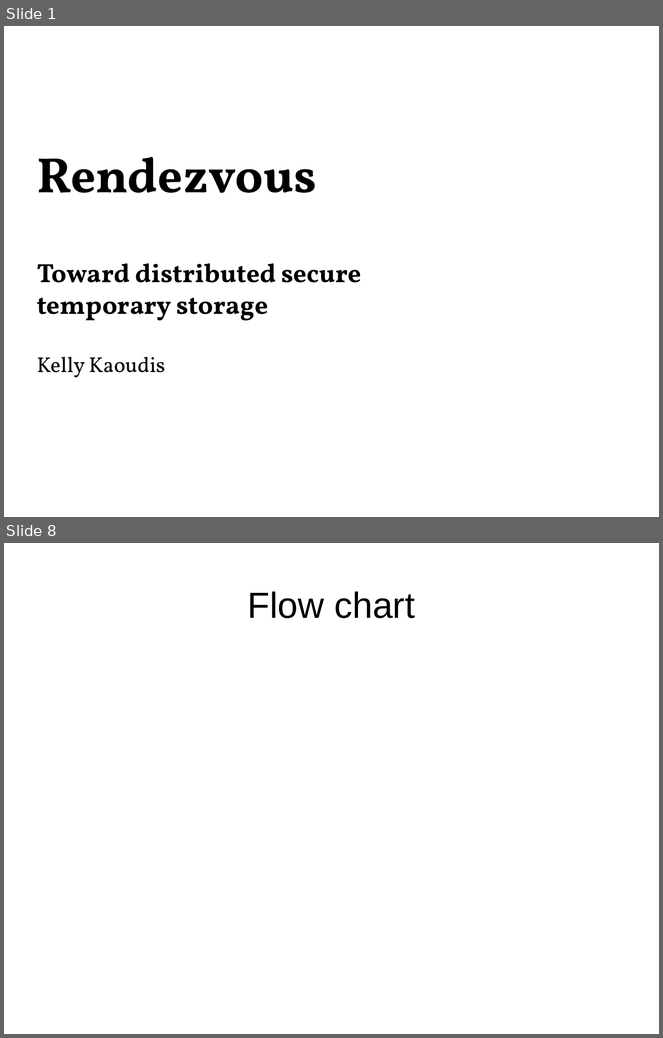
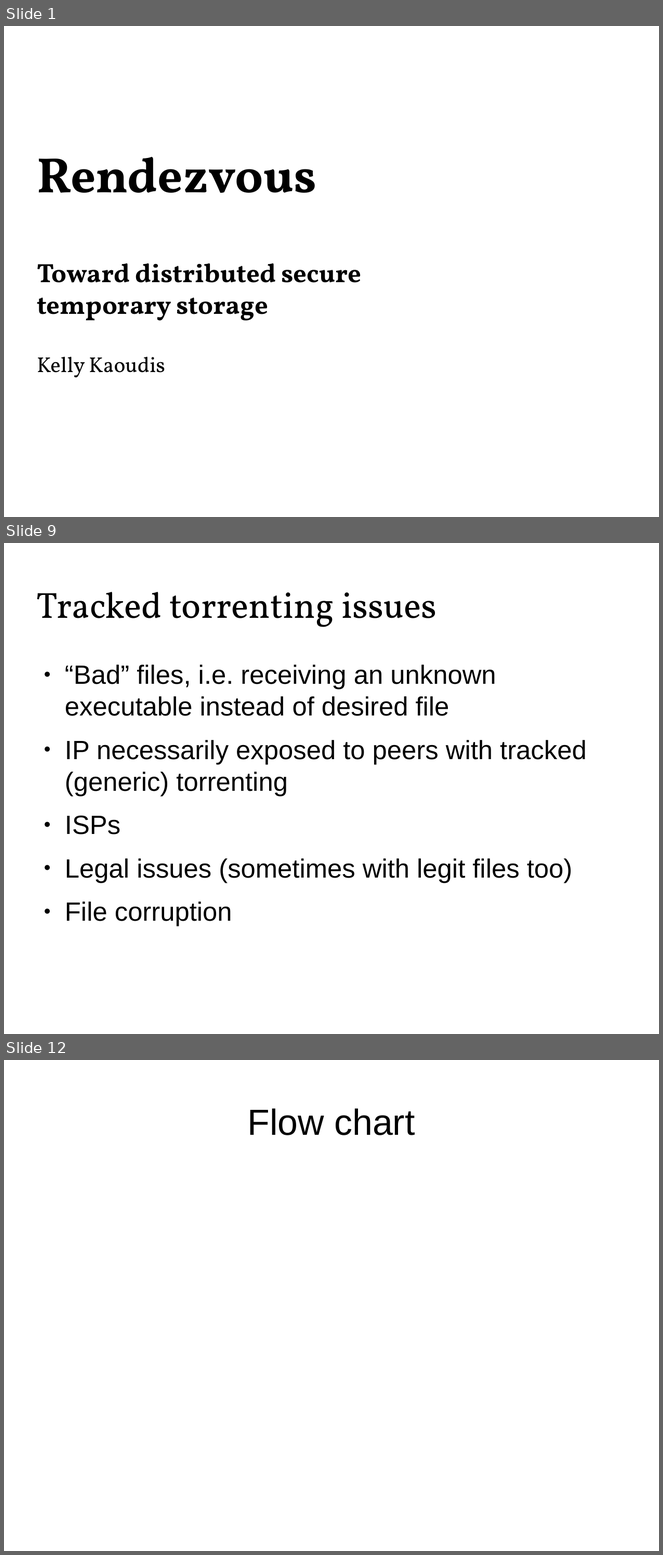
Before and after one commit to Zandrr/phonebook.js, a slide deck: documentation/ecen5013_presentation.odp. Shown one above the other, each under a label of ours: slides 1 and 8 before the commit, slides 1, 9 and 12 after it; the slides between them are not shown. The pictures are 663x1038 and 663x1555 pixels, drawn with LibreOffice and Linux fonts; fonts in the diff are those of the drawing. Boxes give left, top, right and bottom in pixels: in the first picture for what was removed or moved away, otherwise in the second. Text is boxed around its words. In the diff, an @@ line names an element or a change of style, - is before the commit and + after.

```diff
--- a/documentation/ecen5013_presentation.odp
+++ b/documentation/ecen5013_presentation.odp
@@ slide 9 added at <box>4,543,659,1034</box>, background #FFFFFF @@
@@ title added at <box>37,592,437,627</box>, 44 pt, text #000000 @@
+Tracked torrenting issues
@@ text added at <box>65,665,587,927</box>, 32 pt, text #000000 @@
+● “Bad” files, i.e. receiving an unknown executable instead of desired file
+● IP necessarily exposed to peers with tracked (generic) torrenting
+● ISPs
+● Legal issues (sometimes with legit files too)
+● File corruption
@@ what was slide 8 is now slide 12 @@
```
Also in this commit, not shown: 1 slide changed, 11 other slides added, 10 slides removed, 2 other files.
